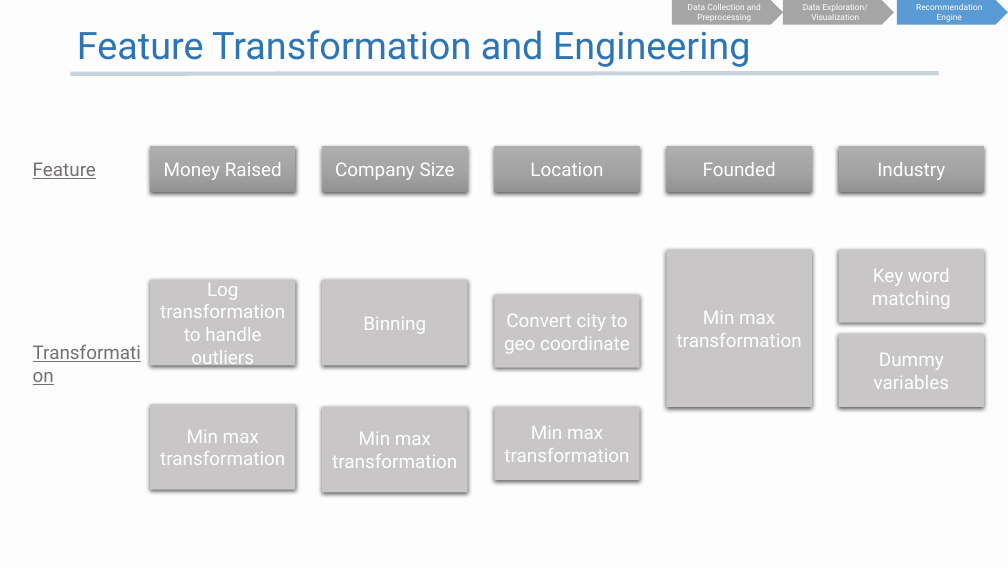
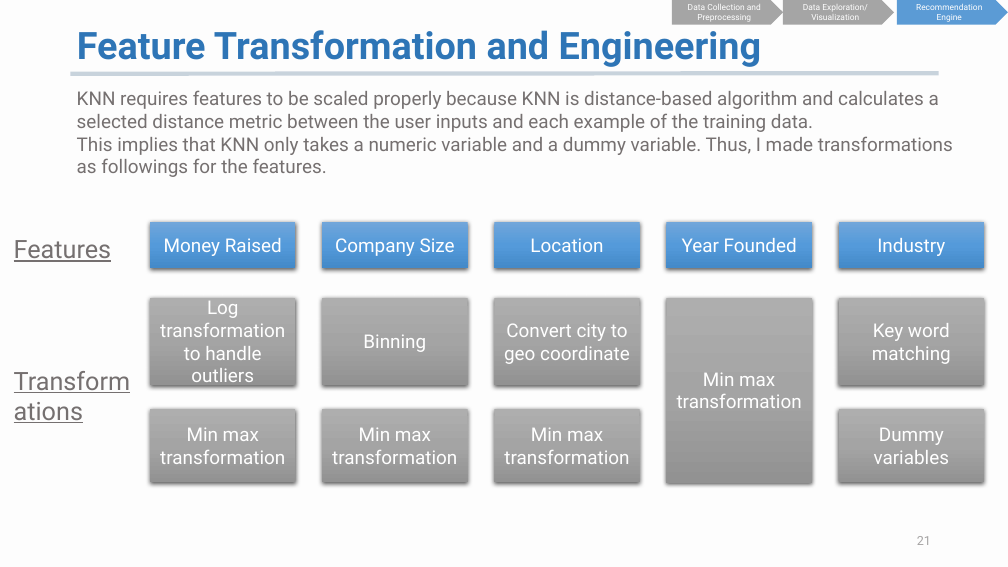
Before and after one commit to K-AlfredIwasaki/job_hunting_made_easy, a slide deck: slide 21 of startup_db_recommendation.pptx (slide 19 before the commit). Drawn at 1008x567 pixels with LibreOffice and Linux fonts; fonts in the diff are those of the drawing. Boxes give left, top, right and bottom in pixels: in the first picture for what was removed or moved away, otherwise in the second. Text is boxed around its words. In the diff, an @@ line names an element or a change of style, - is before the commit and + after.

```diff
--- a/startup_db_recommendation.pptx
+++ b/startup_db_recommendation.pptx
@@ title "Feature Transformation and Engineering" at [77,30,762,67]: bold on @@
@@ text added at [77,90,953,177], 18 pt, text #757070 @@
+KNN requires features to be scaled properly because KNN is distance-based algorithm and calculates a selected distance metric between the user inputs and each example of the training data.
+This implies that KNN only takes a numeric variable and a dummy variable. Thus, I made transformations as followings for the features.
@@ 6 rectangles: place and size @@
-6 rectangles at [150,147,984,408]
+6 rectangles at [150,222,984,482]
@@ fill gradient #AFAFAF to #A5A5A5 to #939393 to gradient #71A6DB to #559BDB to #448ACA in 5 elements at [322,222,467,268], [495,222,640,268], [150,222,295,268], [839,222,984,268], [667,222,812,268] @@
@@ text in rectangle at [682,238,797,252]: text changed @@
-Founded
+Year Founded
@@ text at [14,240,112,262]: text changed; size 18 to 24 pt @@
-Feature
+Features
@@ rectangle "Log transformation to handle outliers": place and size @@
-rectangle "Log transformation to handle outliers" at [150,280,295,365]
+rectangle "Log transformation to handle outliers" at [150,298,295,386]
@@ rectangle "Binning": place and size @@
-rectangle "Binning" at [322,280,467,365]
+rectangle "Binning" at [322,298,467,386]
@@ rectangle "Convert city to geo coordinate": place and size @@
-rectangle "Convert city to geo coordinate" at [495,295,640,368]
+rectangle "Convert city to geo coordinate" at [495,298,640,386]
@@ rectangle "Min max transformation": place and size @@
-rectangle "Min max transformation" at [667,250,812,407]
+rectangle "Min max transformation" at [667,298,812,483]
@@ rectangle "Key word matching": place and size @@
-rectangle "Key word matching" at [839,250,984,323]
+rectangle "Key word matching" at [839,298,984,386]
@@ text at [160,304,285,318]: text changed; size 18 to 24 pt @@
-Transformation
+Transformations
@@ rectangle "Min max transformation": place and size @@
-rectangle "Min max transformation" at [150,405,295,490]
+rectangle "Min max transformation" at [150,409,295,482]
@@ rectangle "Min max transformation": place and size @@
-rectangle "Min max transformation" at [322,407,467,492]
+rectangle "Min max transformation" at [322,409,467,482]
@@ fill #C8C6C6 to gradient #AFAFAF to #A5A5A5 to #939393 in 9 elements at [495,409,640,482], [150,409,295,482], [322,409,467,482], [495,298,640,386], [322,298,467,386], [150,298,295,386], [839,298,984,386], [667,298,812,483], [839,409,984,482] @@
@@ page number added at [917,536,931,545], 12 pt, text #A6A4A4 @@
+21
```
Also in this commit, not shown: 21 other slides changed, 3 slides added, 1 slide removed, 4 other files.
